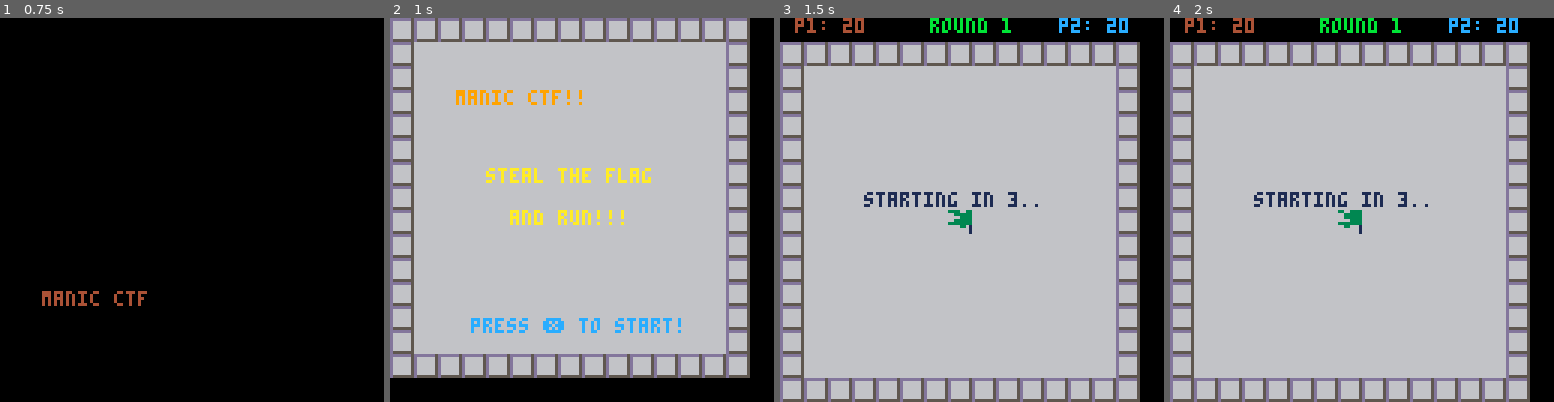
Above: before the commit, frames 1-4 (left to right).
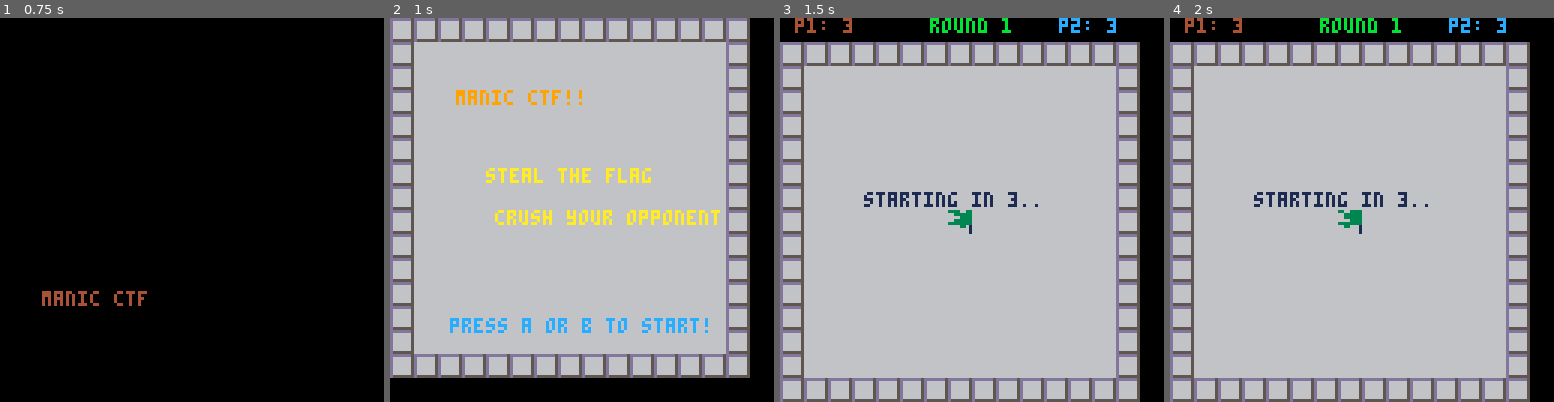
Above: after the commit, the same moments.

Repository: King-Swood/pico-8-fun
Game: PICO-8 cartridge manicctf.p8
Two runs of this game, one before a commit and one after it. Both use one fixed random seed, a clock stepped at 60 frames per second and the inputs below.
Inputs:
- Up to frame 1 (0.75 s): tap X (X key) at 0.33 s; tap O (Z key) at 0.7 s
- Up to frame 2 (1 s): no input
- Up to frame 3 (1.5 s): tap X (X key) at 1.07 s
- Up to frame 4 (2 s): hold Right from 1.6 s (still down); tap O (Z key) at 1.7 s; tap X (X key) at 1.85 s

Frame 1 is identical in both runs. In frame 2, 2.4% of the frame differs, in the area x 15-86%, y 50-83%; in frame 3, 0.2%; in frame 4, 0.2%.

Commit message:
Now displays a message after game over to tell the user to return to menu.

Diff:
--- a/manicctf.p8
+++ b/manicctf.p8
@@ -8,7 +8,6 @@
 --			only just...
 -- todo: add sound effects
 -- todo: consider pushing into the "incomplete" part of the forum.
--- todo: when game is over it should display the message for a few seconds, then tell the user to press x to return to the main screen.
 -- todo: when the menu first displays the flag should appear on the bottom in a puff of smoke.
 --			player 1 runs on, grabs, it and runs off screen
 --			both players then are shown periodically chasing the other off-screen, with the player in front always holding the flag.
@@ -115,9 +114,9 @@
 	print("manic ctf!!",22,24,9)
 
 	print("steal the flag",32,50,10)
-	print("and run!!!",40,64,10)
-
-	print("press ❎ to start!",27,100,12)
+	print("crush your opponent",35,64,10)
+
+	print("press a or b to start!",20,100,12)
 end
 
 function game_init()
@@ -150,7 +149,7 @@
 	g.playerstats={game_stats_create(),game_stats_create()}
 	g.anims={}
 	g.framerate = 60
-	g.roundtime = 20 -- seconds in each round
+	g.roundtime = 3--20 -- seconds in each round
 	g.scoretimer = 0
 	g.roundcomplete = false
 	g.starttimer = 0
@@ -228,6 +227,9 @@
 		if self.playerstats[i].won then
 			if game_has_finished(self) then
 				print("player " ..(i).. " won the game!!",14,61,1)
+				if g.scoretimer==0 then
+					print("press a or b to finish",20,100,12)
+				end
 			else
 				print("player " ..(i).. " won the round!!",14,61,1)
 			end
